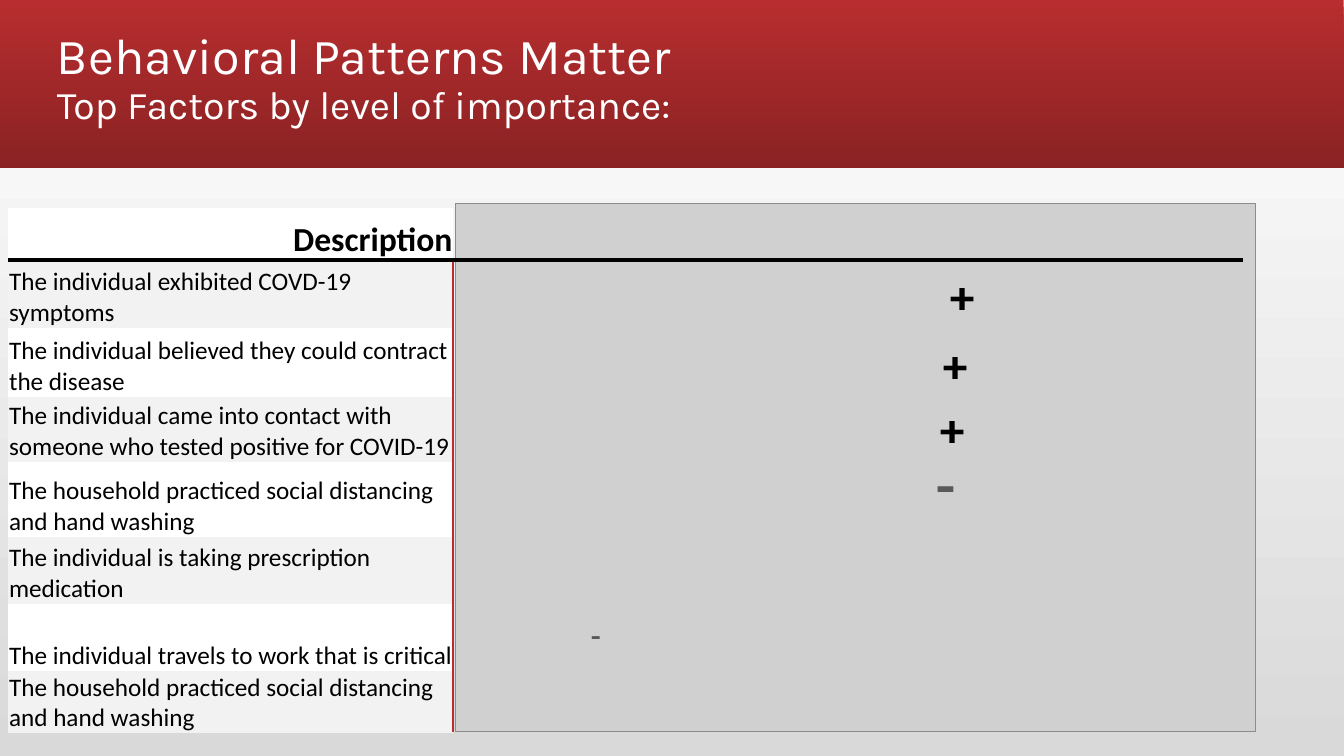
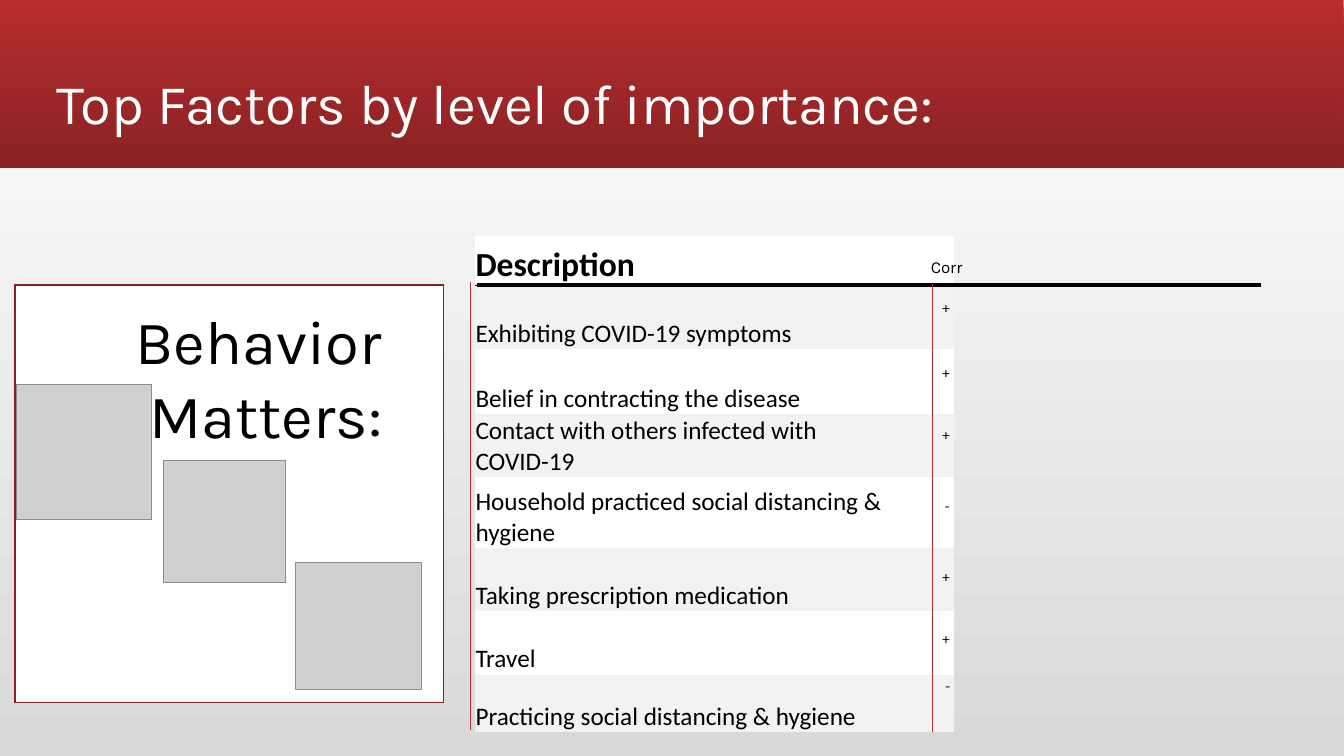
Before and after one commit to andiosika/Binomial-Classification-Ranom-Forest-hyper-imbalance, a slide deck: slide 9 of Covid19Preso.pptx. Drawn at 1344x756 pixels with LibreOffice and Linux fonts; fonts in the diff are those of the drawing; grey boxes stand for pictures. Boxes give left, top, right and bottom in pixels: in the first picture for what was removed or moved away, otherwise in the second. Text is boxed around its words. In the diff, an @@ line names an element or a change of style, - is before the commit and + after.

```diff
--- a/Covid19Preso.pptx
+++ b/Covid19Preso.pptx
@@ title at <box>57,85,934,138</box>: text changed; size 28 to 40 pt @@
-Behavioral Patterns Matter
-Top Factors by level of importance:
+Top Factors by level of importance:
@@ picture removed at <box>456,203,1256,732</box> @@
@@ table at <box>475,236,955,734</box> @@
-row 2, column 1: The individual exhibited COVD-19 symptoms
+row 2, column 1: Exhibiting COVID-19 symptoms
-row 3, column 1: The individual believed they could contract the disease
+row 3, column 1: Belief in contracting the disease
-row 4, column 1: The individual came into contact with someone who tested positive for COVID-19
+row 4, column 1: Contact with others infected with / COVID-19
-row 5, column 1: The household practiced social distancing and hand washing
+row 5, column 1: Household practiced social distancing & hygiene
-row 6, column 1: The individual is taking prescription medication
+row 6, column 1: Taking prescription medication
-row 7, column 1: The individual travels to work that is critical
+row 7, column 1: Travel
-row 8, column 1: The household practiced social distancing and hand washing
+row 8, column 1: Practicing social distancing & hygiene
@@ alignment right to left @@
@@ table: place and size @@
-table at <box>8,208,453,735</box>
+table at <box>475,236,955,734</box>
@@ text added at <box>931,262,963,273</box>, 12 pt, text #000000 @@
+Corr
@@ rectangle added at <box>15,285,444,703</box>, fill #FFFFFF, outline #882123 1 pt @@
@@ line moved from (454, 260) - (454, 732) to (471, 282) - (471, 731) @@
@@ line moved from (8, 260) - (1243, 260) to (477, 285) - (1261, 285) @@
@@ size 32 to 10 pt, bold off in 3 elements at <box>933,420,966,448</box>, <box>933,359,983,386</box>, <box>933,293,983,321</box> @@
@@ text "+": place and size @@
-text "+" at <box>941,260,982,325</box>
+text "+" at <box>933,293,983,321</box>
@@ line added from (933, 284) to (933, 733), #B82D2F 1 pt @@
@@ text added at <box>135,321,382,453</box>, 44 pt, text #000000 @@
+Behavior
+Matters:
@@ text "+": place and size @@
-text "+" at <box>934,331,975,395</box>
+text "+" at <box>933,359,983,386</box>
@@ picture added at <box>17,385,151,519</box> @@
@@ text "+": place and size @@
-text "+" at <box>932,393,973,458</box>
+text "+" at <box>933,420,966,448</box>
@@ picture added at <box>163,461,285,583</box> @@
@@ text "-": place and size @@
-text "-" at <box>926,446,967,523</box>
+text "-" at <box>936,492,967,519</box>
@@ text "-" at <box>936,492,967,519</box>: size 40 to 10 pt, text colour #595959 to #000000, bold off @@
@@ picture added at <box>295,563,422,690</box> @@
@@ text added at <box>933,564,983,591</box>, 10 pt, text #000000 @@
++
@@ text added at <box>933,625,983,652</box>, 10 pt, text #000000 @@
++
@@ text added at <box>941,673,955,700</box>, 10 pt, text #000000 @@
+-
```
Also in this commit, not shown: 5 other slides changed, 26 other files.
